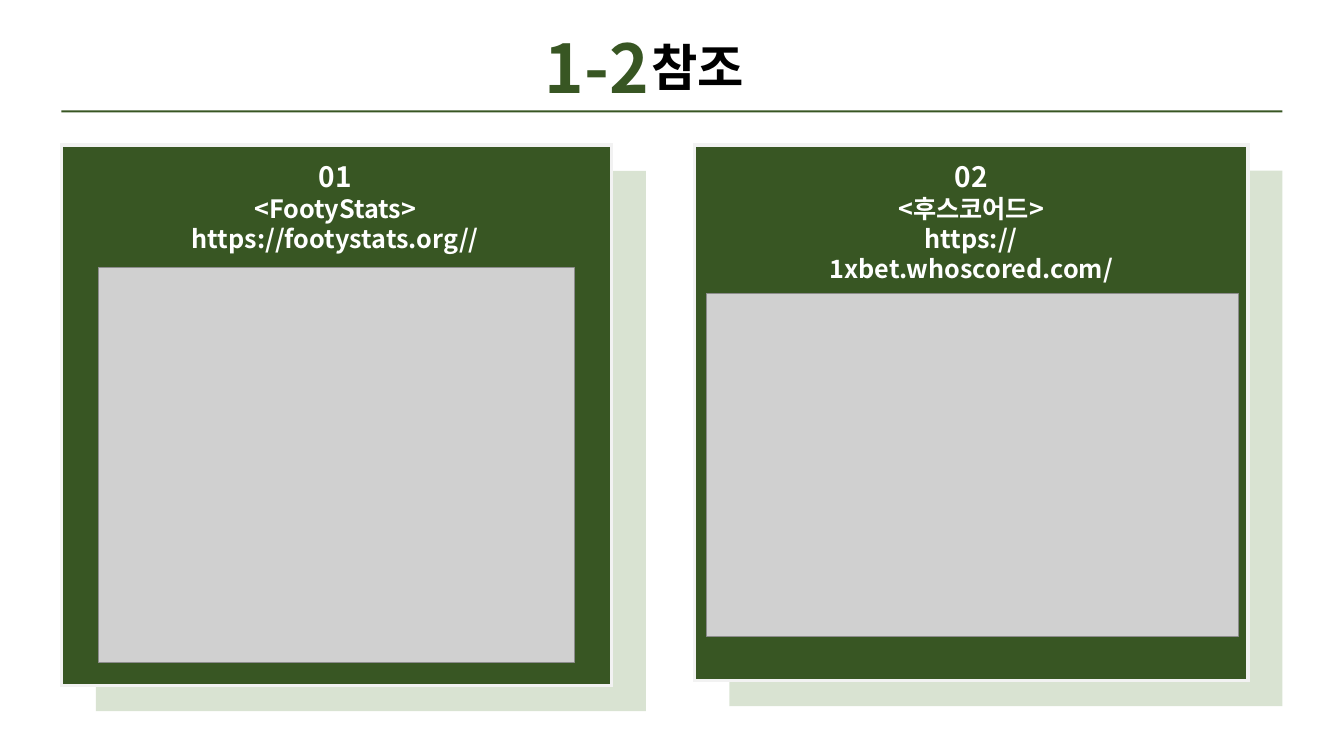
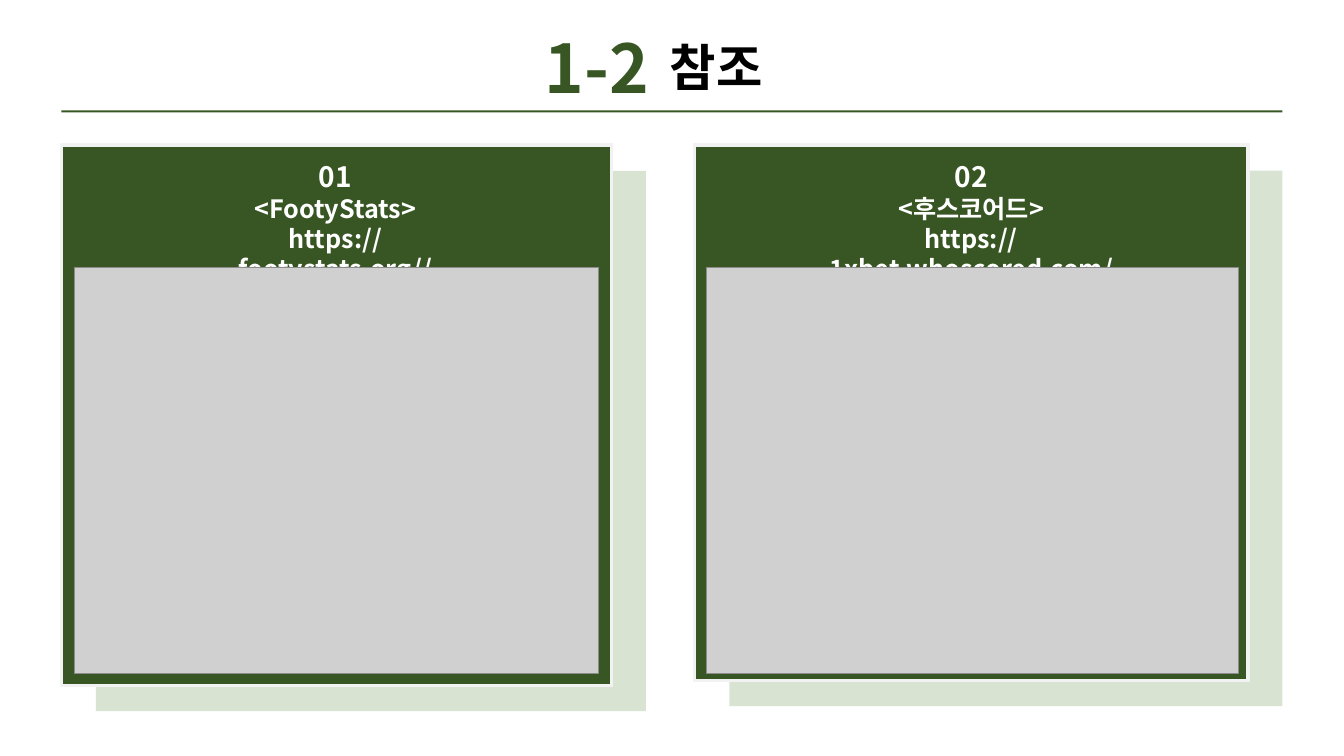
Before and after one commit to Gray116/BigData_Academy_1, a slide deck: slide 6 of 00_Projects/김설웅_개인프로젝트.pptx. Drawn at 1344x756 pixels with LibreOffice and Linux fonts; fonts in the diff are those of the drawing; grey boxes stand for pictures. Boxes give left, top, right and bottom in pixels: in the first picture for what was removed or moved away, otherwise in the second. Text is boxed around its words. In the diff, an @@ line names an element or a change of style, - is before the commit and + after.

```diff
--- a/00_Projects/김설웅_개인프로젝트.pptx
+++ b/00_Projects/김설웅_개인프로젝트.pptx
@@ text "참조": place and size @@
-text "참조" at bbox=[651, 43, 744, 90]
+text "참조" at bbox=[670, 43, 763, 90]
@@ text "01" rewrapped from bbox=[192, 166, 479, 254] to bbox=[238, 166, 432, 268] @@
@@ text "02" rewrapped from bbox=[830, 166, 1113, 283] to bbox=[830, 166, 1113, 268] @@
@@ picture: place and size @@
-picture at bbox=[99, 268, 575, 663]
+picture at bbox=[75, 268, 599, 674]
@@ picture: place and size @@
-picture at bbox=[707, 294, 1239, 637]
+picture at bbox=[707, 268, 1239, 674]
```
Also in this commit, not shown: 21 other slides changed, 1 slide removed, 40 other files.
